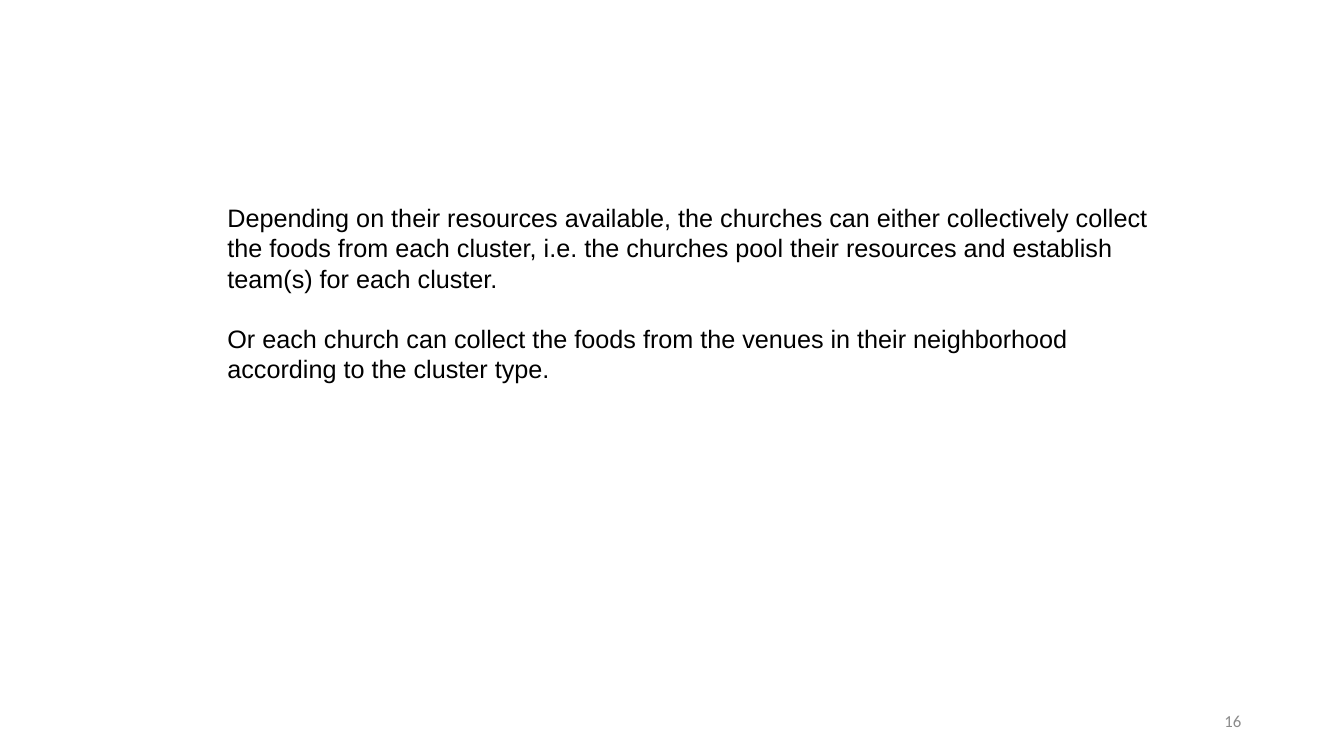
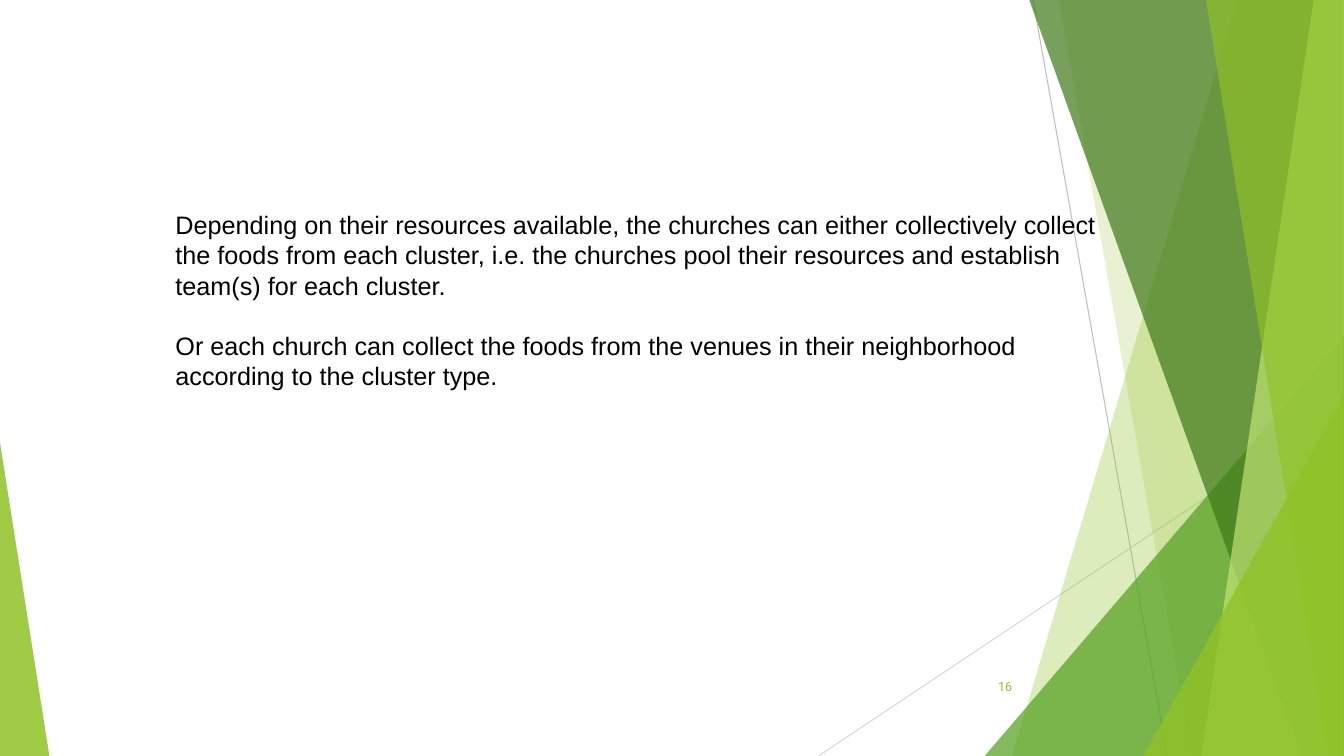
Before and after one commit to ussh0430/Applied-Data-Science-Capstone, a slide deck: slide 16 of Capstone Final Project Presentation.pptx. Drawn at 1344x756 pixels with LibreOffice and Linux fonts; fonts in the diff are those of the drawing. Boxes give left, top, right and bottom in pixels: in the first picture for what was removed or moved away, otherwise in the second. Text is boxed around its words. In the diff, an @@ line names an element or a change of style, - is before the commit and + after.

```diff
--- a/Capstone Final Project Presentation.pptx
+++ b/Capstone Final Project Presentation.pptx
@@ text "Depending on their resources available, ...": place and size @@
-text "Depending on their resources available, ..." at [227, 208, 1147, 384]
+text "Depending on their resources available, ..." at [175, 214, 1095, 391]
@@ group added at [0, 0, 1344, 756]: 5 freeform shapes, 3 triangles, 2 lines @@
@@ page number: place and size @@
-page number at [1224, 716, 1241, 727]
+page number at [998, 682, 1012, 691]
@@ page number at [998, 682, 1012, 691]: size 12 to 9 pt, font Calibri to Roboto, text colour #8C8C8C to #90C226 @@
```
Also in this commit, not shown: 15 other slides changed, 1 other file.
